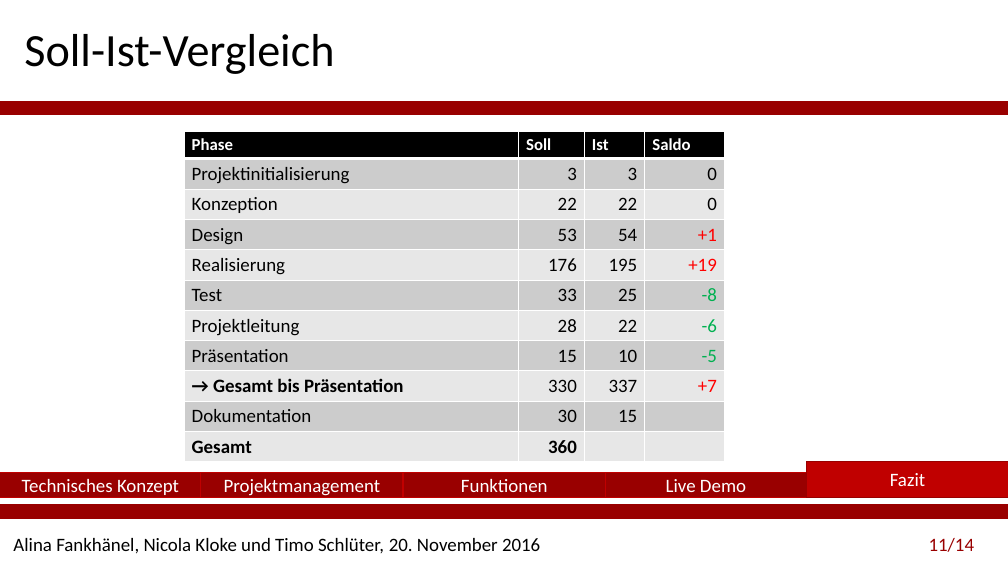
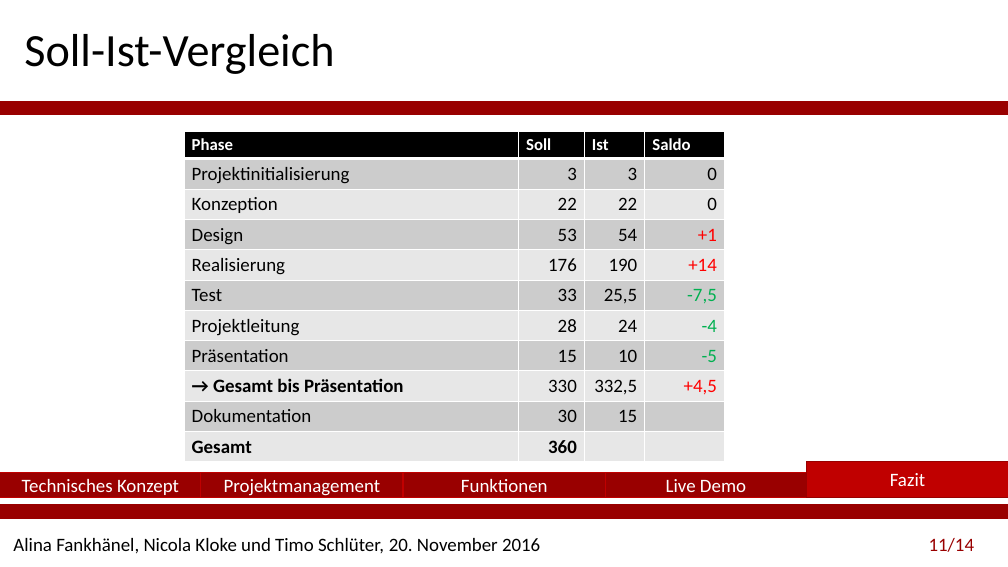
Before and after one commit to Festiva-Team/festiva_documents, a slide deck: slide 11 of Abschlusspräsentation-Festiva_Änderungen Nicola.pptx. Drawn at 1008x567 pixels with LibreOffice and Linux fonts; fonts in the diff are those of the drawing; background and template pictures are left out. Boxes give left, top, right and bottom in pixels: in the first picture for what was removed or moved away, otherwise in the second. Text is boxed around its words. In the diff, an @@ line names an element or a change of style, - is before the commit and + after.

Commit message:
sdaf

```diff
--- a/Abschlusspräsentation-Festiva_Änderungen Nicola.pptx
+++ b/Abschlusspräsentation-Festiva_Änderungen Nicola.pptx
@@ table at [185,131,725,461] @@
-row 5, column 3: 195
+row 5, column 3: 190
-row 5, column 4: +19
+row 5, column 4: +14
-row 6, column 3: 25
+row 6, column 3: 25,5
-row 6, column 4: -8
+row 6, column 4: -7,5
-row 7, column 3: 22
+row 7, column 3: 24
-row 7, column 4: -6
+row 7, column 4: -4
-row 9, column 3: 337
+row 9, column 3: 332,5
-row 9, column 4: +7
+row 9, column 4: +4,5
```
